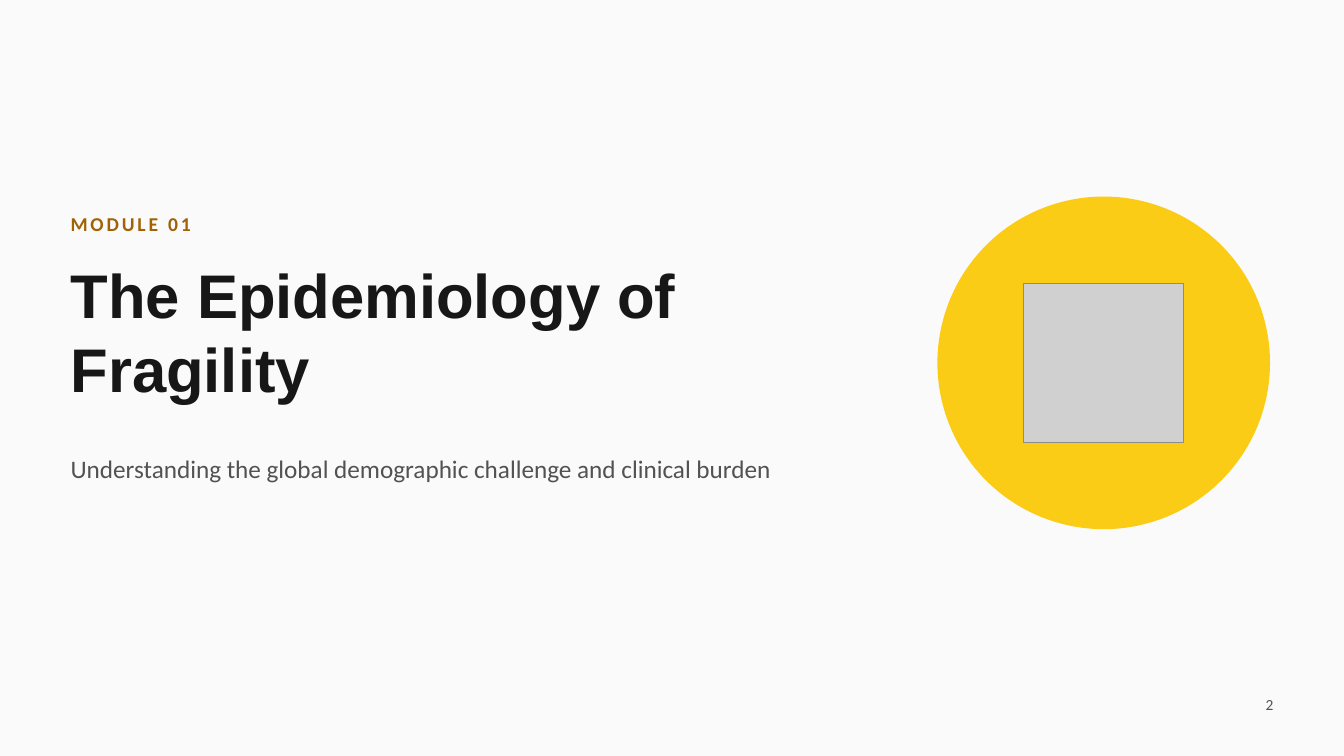
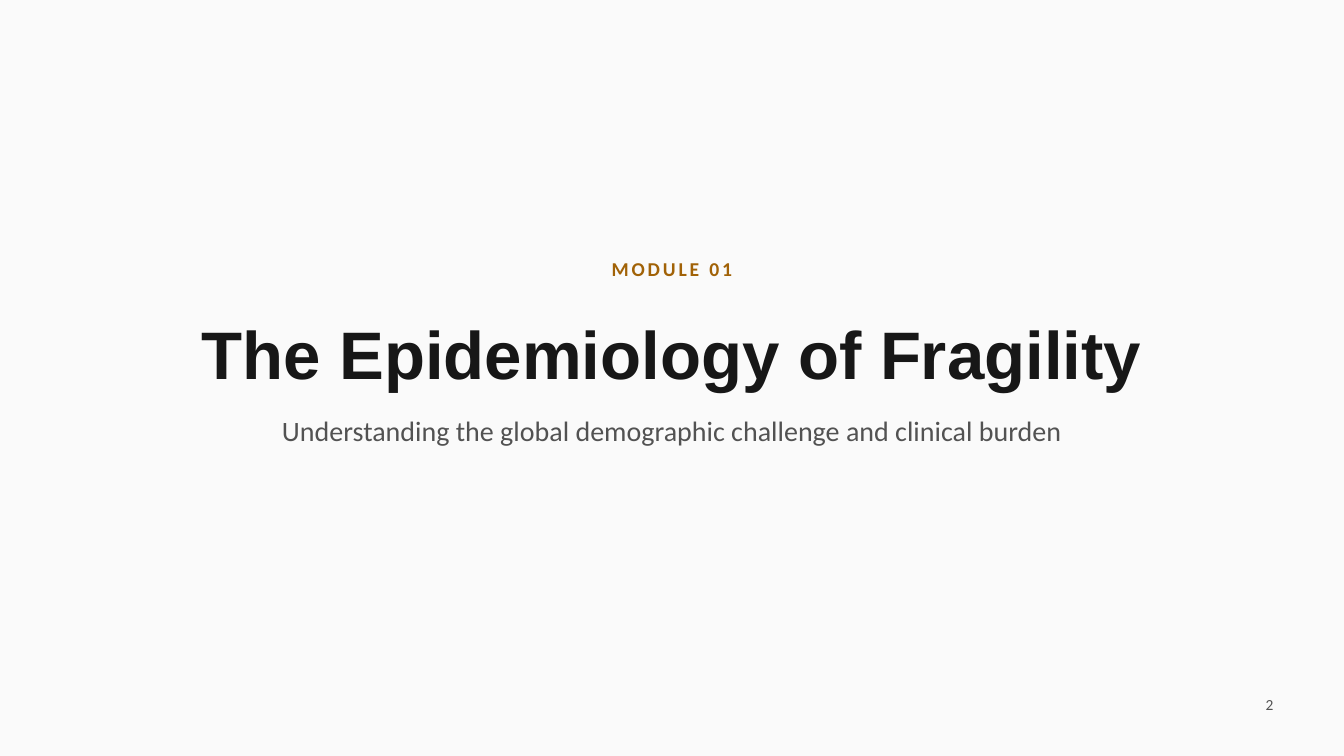
Before and after one commit to Anithmanasae/Serve-Smart-software, a slide deck: slide 2 of Frailty_Fractures_and_Functional_Recovery.pptx. Drawn at 1344x756 pixels with LibreOffice and Linux fonts; fonts in the diff are those of the drawing; grey boxes stand for pictures. Boxes give left, top, right and bottom in pixels: in the first picture for what was removed or moved away, otherwise in the second. Text is boxed around its words. In the diff, an @@ line names an element or a change of style, - is before the commit and + after.

```diff
--- a/Frailty_Fractures_and_Functional_Recovery.pptx
+++ b/Frailty_Fractures_and_Functional_Recovery.pptx
@@ ellipse removed at bbox=[938, 197, 1270, 529] @@
@@ text "MODULE 01": place and size @@
-text "MODULE 01" at bbox=[71, 218, 191, 231]
+text "MODULE 01" at bbox=[612, 263, 732, 276]
@@ text "MODULE 01" at bbox=[612, 263, 732, 276]: alignment left to centre @@
@@ picture removed at bbox=[1024, 283, 1184, 443] @@
@@ title "The Epidemiology of Fragility": place and size @@
-title "The Epidemiology of Fragility" at bbox=[71, 273, 675, 404]
+title "The Epidemiology of Fragility" at bbox=[202, 330, 1141, 392]
@@ title "The Epidemiology of Fragility" at bbox=[202, 330, 1141, 392]: size 44 to 48 pt; alignment left to centre; vertical alignment top to middle @@
@@ text "Understanding the global demographic challenge ...": place and size @@
-text "Understanding the global demographic challenge ..." at bbox=[71, 460, 770, 483]
+text "Understanding the global demographic challenge ..." at bbox=[282, 421, 1061, 446]
@@ text "Understanding the global demographic challenge ..." at bbox=[282, 421, 1061, 446]: size 18 to 20 pt; alignment left to centre @@
```
Also in this commit, not shown: 15 other slides changed.
